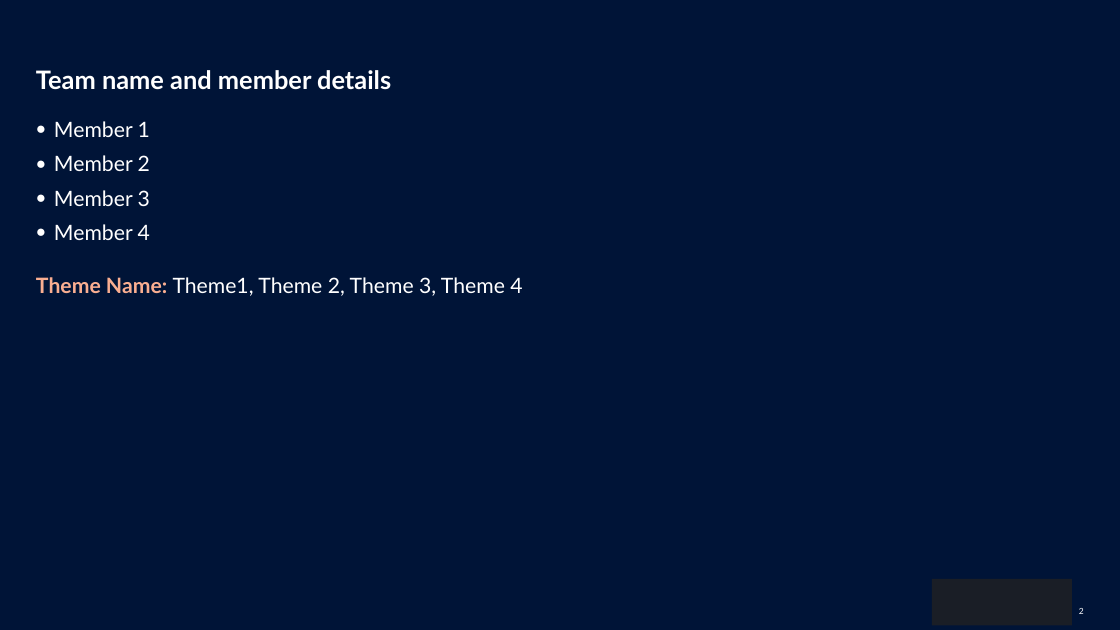
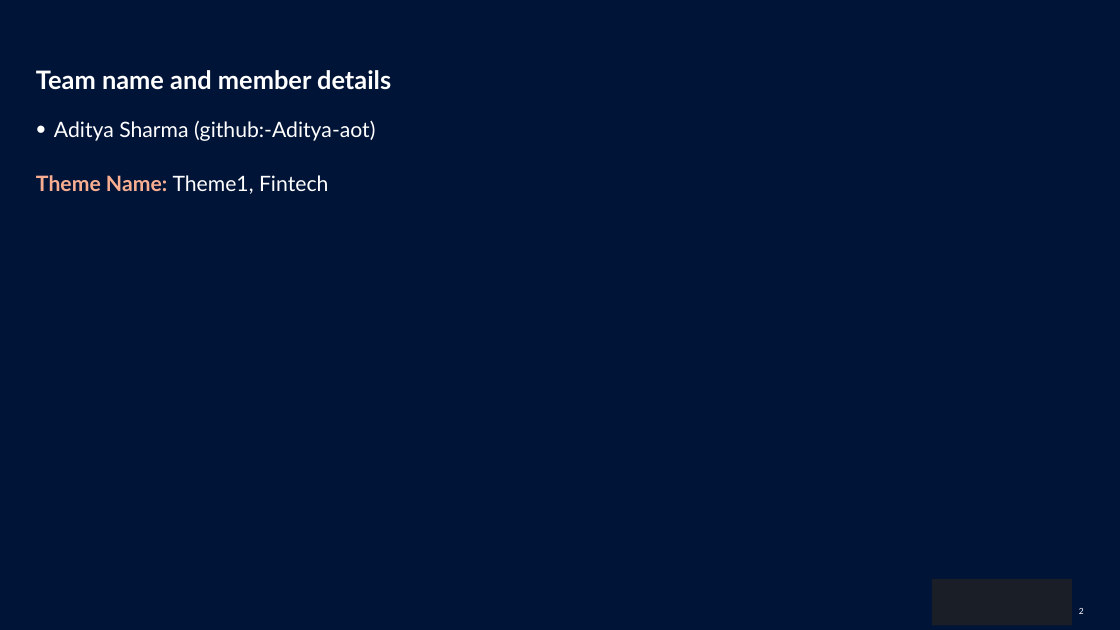
Before and after one commit to Aditya-aot/Hackathon-ION, a slide deck: slide 2 of HackerEarth_Idea_Submission_Template24414bb.pptx. Drawn at 1120x630 pixels with LibreOffice and Linux fonts; fonts in the diff are those of the drawing; background and template pictures are left out. Boxes give left, top, right and bottom in pixels: in the first picture for what was removed or moved away, otherwise in the second. Text is boxed around its words. In the diff, an @@ line names an element or a change of style, - is before the commit and + after.

```diff
--- a/HackerEarth_Idea_Submission_Template24414bb.pptx
+++ b/HackerEarth_Idea_Submission_Template24414bb.pptx
@@ text at (36, 120, 375, 194): text changed @@
-    ● Member 1
-    ● Member 2
-    ● Member 3
-    ● Member 4
-Theme Name: Theme1, Theme 2, Theme 3, Theme 4
+    ● Aditya Sharma (github:-Aditya-aot)
+Theme Name: Theme1, Fintech
```
Also in this commit, not shown: 2 other slides changed, 1 slide added.
